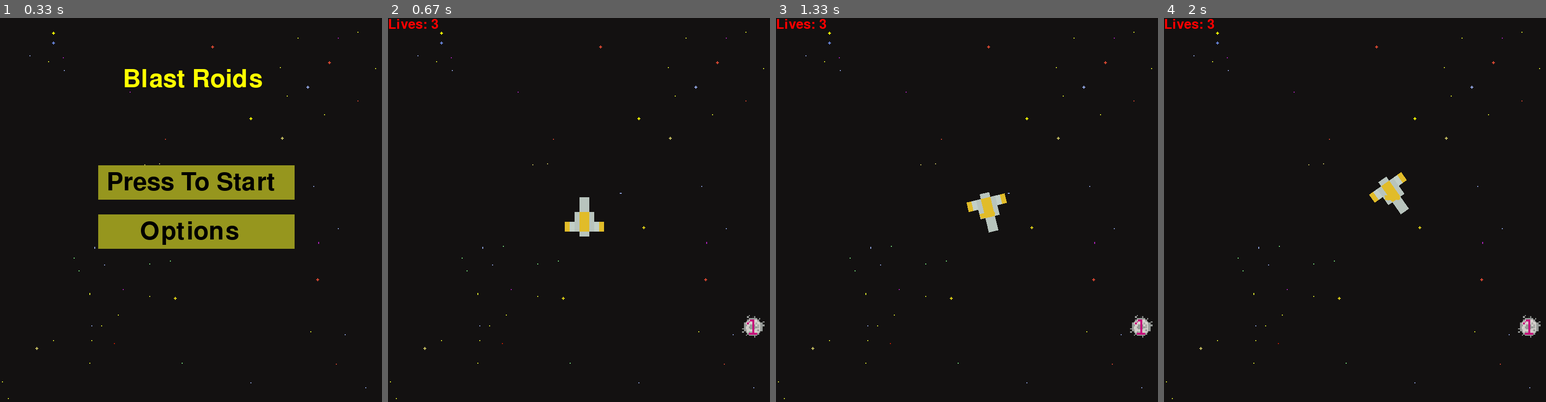
Above: before the commit, frames 1-4 (left to right).
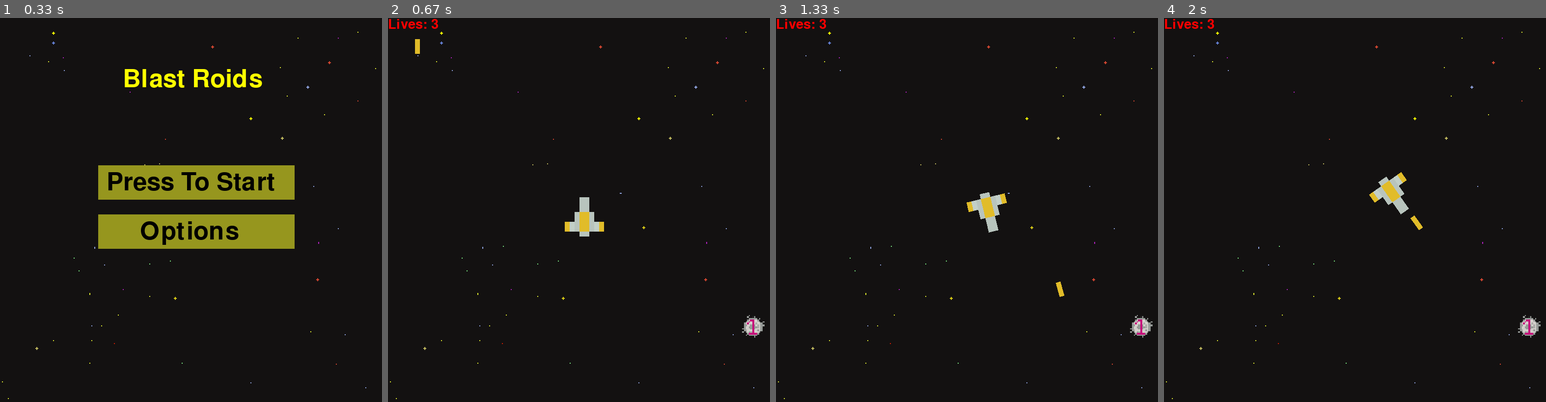
Above: after the commit, the same moments.

Repository: mrmastercat604me/pygame_project
Game: pygame game, started from maingame.py
The game is run twice, just before and just after one commit, with the same random seed, the same clock (stepped at 60 frames per second) and the same inputs.
Inputs (mouse positions are in pixels of both pictures, inside the frame that each line leads up to):
- Up to frame 1 (0.33 s): no input
- Up to frame 2 (0.67 s): click "Press To Start" at 0.38 s
- Up to frame 3 (1.33 s): click (879, 217) at 0.72 s; hold D from 1 s (still down); click (1009, 302) at 1.08 s
- Up to frame 4 (2 s): release D at 1.47 s; hold W 1.5-1.8 s; click (1236, 306) at 1.58 s; hold D from 1.83 s (still down); click (1503, 352) at 1.92 s

Frame 1 is identical in both runs. In frame 2, less than 0.1% of the frame differs, in the area x 7-9%, y 5-10%; in frame 3, less than 0.1%, in the area x 53-76%, y 50-73%; in frame 4, less than 0.1%.

Commit message:
laser faces mouse properly

Diff:
--- a/maingame.py
+++ b/maingame.py
@@ -70,15 +70,25 @@
     running = True
     click = False
     Velocity = 7
+    laser_vel = 10
 
     if color == "yellow":
         shipimage = pygame.image.load("assets/pixel_ship_yellow.png")
+        laser = pygame.image.load("assets/pixel_laser_yellow.png")
+        laser_first = pygame.image.load("assets/pixel_laser_yellow.png")
     elif color == "green":
         shipimage = pygame.image.load("assets/pixel_ship_green_small.png")
+        laser = pygame.image.load("assets/pixel_laser_green.png")
+        laser_first = pygame.image.load("assets/pixel_laser_green.png")
     elif color == "red":
         shipimage = pygame.image.load("assets/pixel_ship_red_small.png")
+        laser = pygame.image.load("assets/pixel_laser_red.png")
+        laser_first = pygame.image.load("assets/pixel_laser_red.png")
     elif color == "blue":
         shipimage = pygame.image.load("assets/pixel_ship_blue_small.png")
+        laser = pygame.image.load("assets/pixel_laser_blue.png")
+        laser_first = pygame.image.load("assets/pixel_laser_blue.png")
+
     shipimage_rect= shipimage.get_rect()
     shipimage_rect.center = (400,400)
 
@@ -90,7 +100,6 @@
         enemyimage_rect.x = random.randint(20,780)
         enemyimage_rect.y = random.randint(20,780)
 
-    laser = pygame.image.load("assets/pixel_laser_yellow.png")
     laser_rect = laser.get_rect()
     laser_rect.center = (-100,-100)
 
@@ -105,8 +114,8 @@
             angle =  math.degrees(math.atan2(-dy, dx)) - correction_angle
             rot_image = pygame.transform.rotate(image,angle)
             rot_image_rect = rot_image.get_rect(center = image_rect.center)
+            #DEBUG pygame.draw.rect(surface,(255,255,255),rot_image_rect,2)
             surface.blit(rot_image,rot_image_rect.topleft)
-            pygame.display.update()
 
         for event in pygame.event.get():
             key = pygame.key.get_pressed()
@@ -148,11 +157,15 @@
             laser_rect.center = shipimage_rect.center
             mx, my = pygame.mouse.get_pos()
             dx,dy = mx - laser_rect.centerx, my - laser_rect.centery
-            angle = math.degrees(math.atan2(-dy,dx)) - 90
-            laser = pygame.transform.rotate(laser,angle)
+
+            angle = math.degrees(math.atan2(-dy,dx)) - 90 #correction angle
+            laser = pygame.transform.rotate(laser_first,angle)
             laser_rect = laser.get_rect(center = laser_rect.center)
             print("Pew")
             click = False
+        #DEBUG pygame.draw.rect(screen,(255,255,255),laser_rect,2)
+        laser_rect.x += laser_vel
+        laser_rect.y += laser_vel
         screen.blit(laser,laser_rect)
 
         pygame.display.update()
